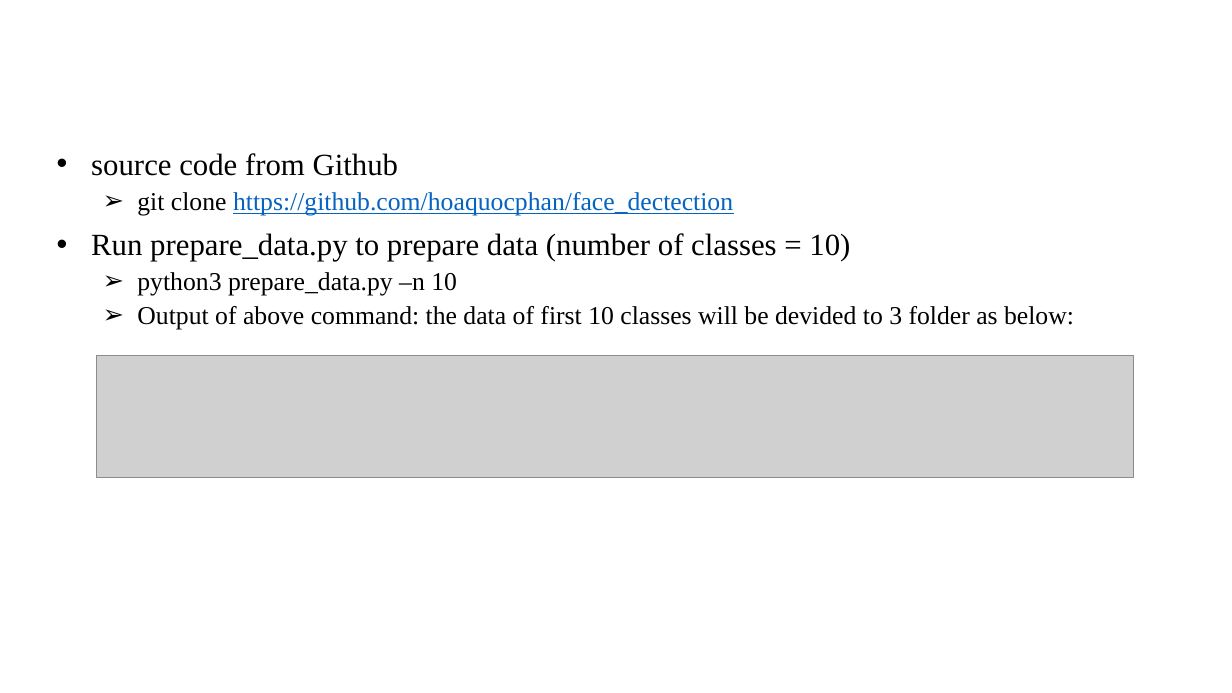
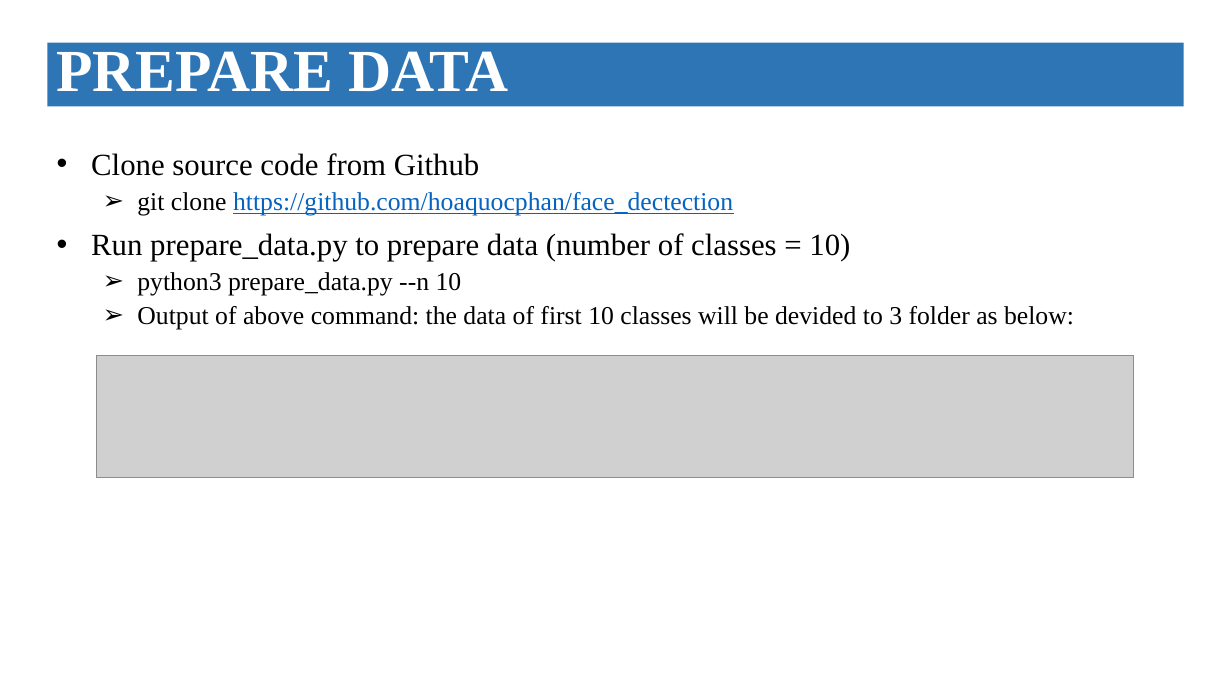
Before and after one commit to hoaquocphan/face_dectection, a slide deck: slide 4 of face_detection_report.pptx (slide 3 before the commit). Drawn at 1232x693 pixels with LibreOffice and Linux fonts; fonts in the diff are those of the drawing; grey boxes stand for pictures. Boxes give left, top, right and bottom in pixels: in the first picture for what was removed or moved away, otherwise in the second. Text is boxed around its words. In the diff, an @@ line names an element or a change of style, - is before the commit and + after.

```diff
--- a/face_detection_report.pptx
+++ b/face_detection_report.pptx
@@ rectangle added at (47,43,1184,106), fill #2E75B6, 46.5 pt, text #FFFFFF, bold @@
+PREPARE DATA
@@ text at (91,153,480,176): text changed @@
-• source code from Github
+• Clone source code from Github
@@ text at (137,272,462,296): text changed @@
-  ➢ python3 prepare_data.py –n 10
+  ➢ python3 prepare_data.py --n 10
```
Also in this commit, not shown: 4 other slides changed, 3 slides added, 3 other files.
